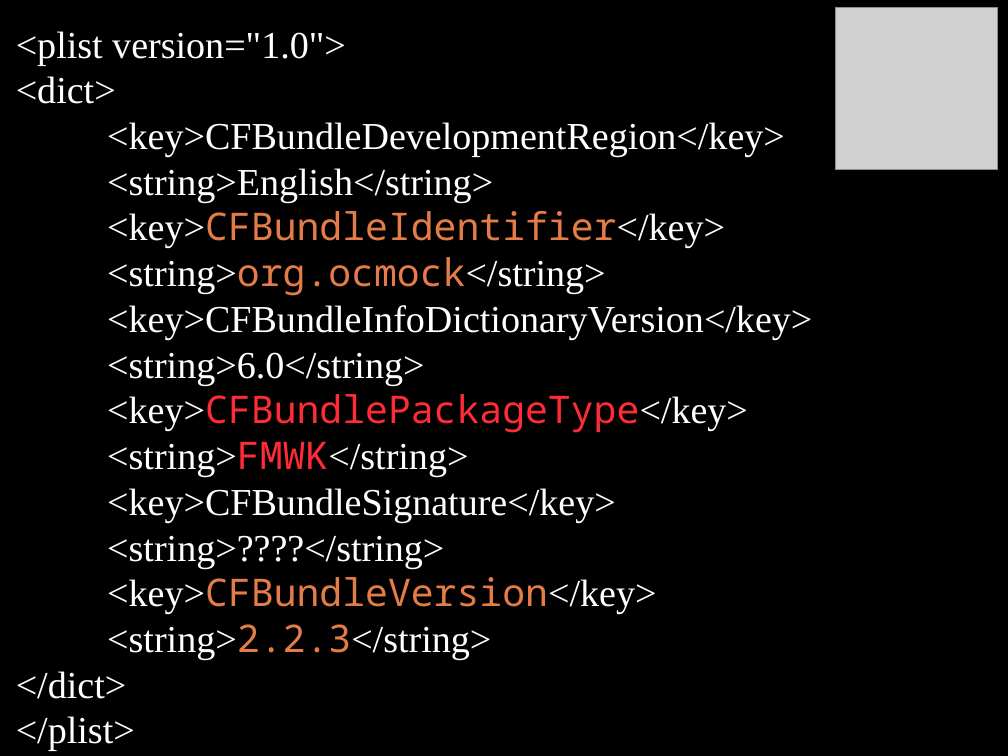
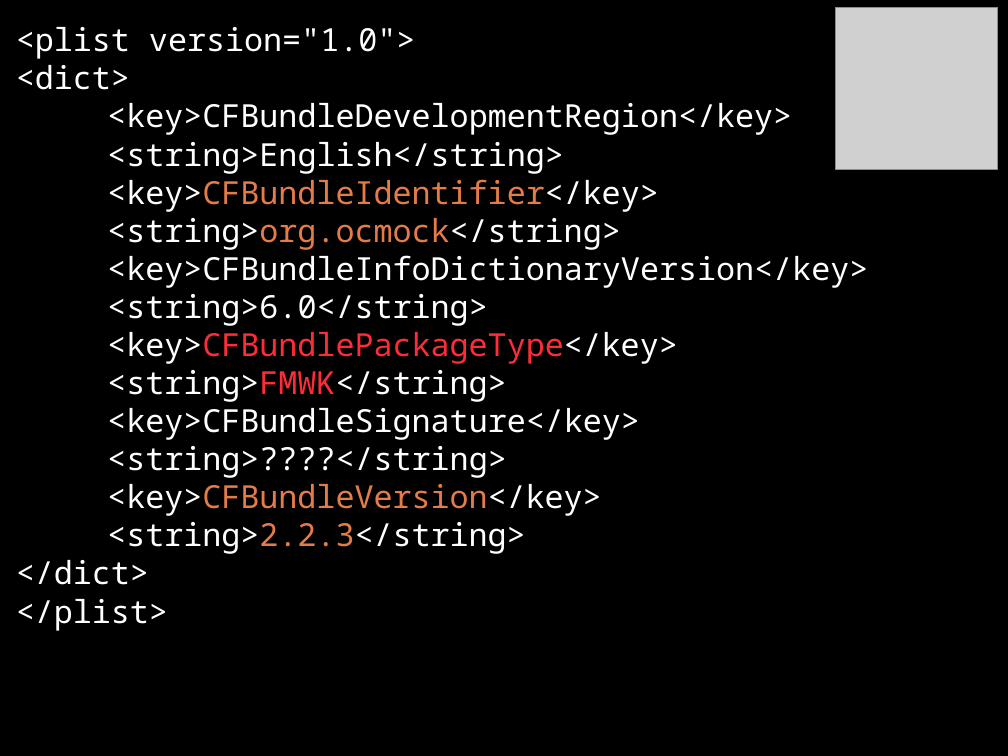
Before and after one commit to dodikk/StaticLib-Slides, a slide deck: slide 45 of Libraries-GoingNative.odp. Drawn at 1008x756 pixels with LibreOffice and Linux fonts; fonts in the diff are those of the drawing; grey boxes stand for pictures. Boxes give left, top, right and bottom in pixels: in the first picture for what was removed or moved away, otherwise in the second. Text is boxed around its words. In the diff, an @@ line names an element or a change of style, - is before the commit and + after.

```diff
--- a/Libraries-GoingNative.odp
+++ b/Libraries-GoingNative.odp
@@ text "<plist version="1.0">" at [16, 27, 868, 631]: size 30 to 25 pt; font Times New Roman to Noto Sans Mono in "<plist version="1.0">", "<dict>", "<key>CFBundleDevelopmentRegion</key>", "<string>English</string>" and 12 more places @@
```
Also in this commit, not shown: 1 other file.
